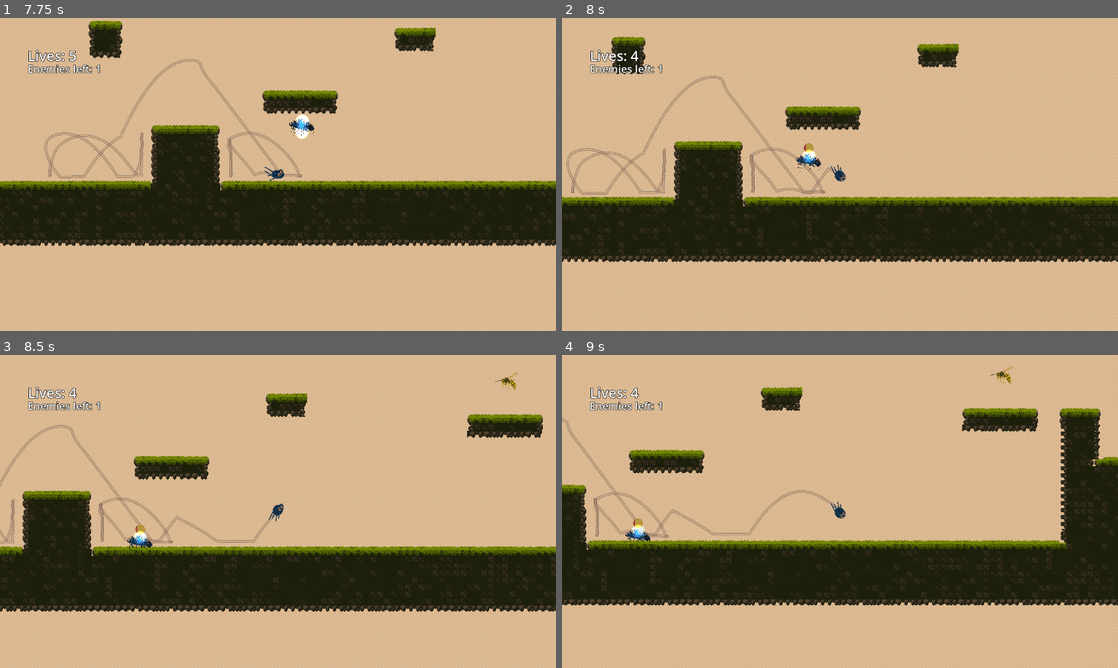
Above: before the commit, frames 1-4 (two rows, left to right).
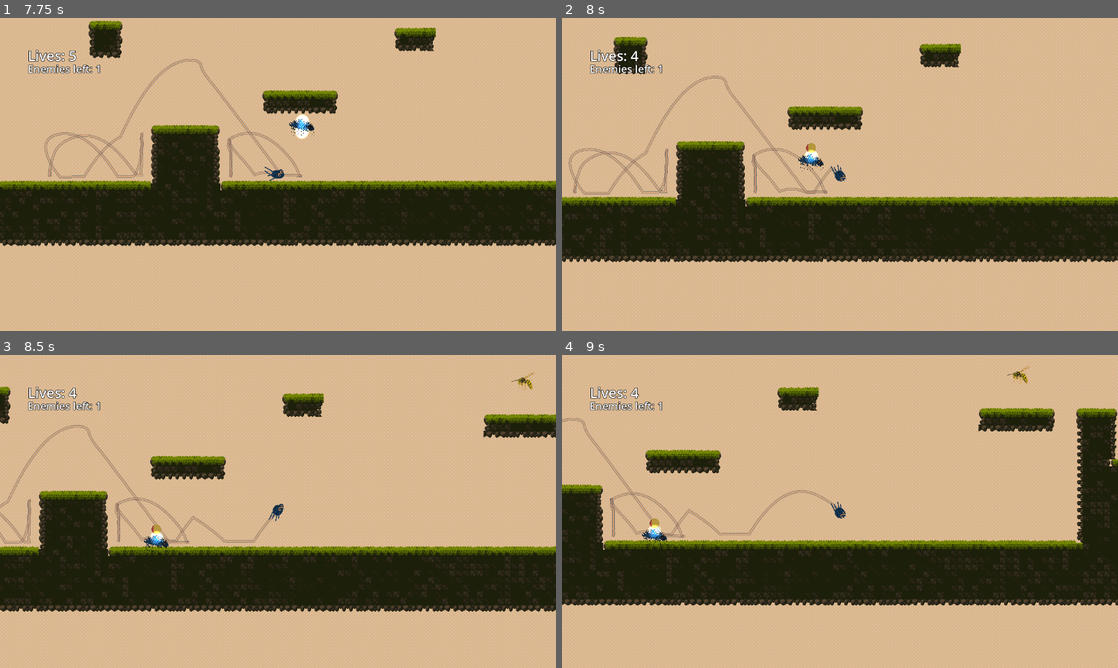
Above: after the commit, the same moments.

Repository: changedcharacter/KiwiJam2026-ThemeTBA
Game: Godot game, scene res://scripts/test_stage.tscn
The game is run twice, just before and just after one commit, with the same random seed, the same clock (stepped at 60 frames per second) and the same inputs.
Inputs (mouse positions are in pixels of both pictures, inside the frame that each line leads up to):
- Up to frame 1 (7.75 s): tap Enter at 0.5 s; move the mouse to (400, 158) at 0.52 s; hold Space (jump) 0.53-1.28 s; hold Right (move_right) 0.53-2.03 s; click (400, 158) at 0.6 s; move the mouse to (166, 190) at 1.27 s; tap Space (jump) at 1.35, 1.52, 1.82, 2.3, 3.02, 3.32, 4.35, 4.52, 4.82, 5.3, 6.02, 6.32, 7.35, 7.52 s; click (166, 190) at 1.55 s; move the mouse to (333, 105) at 2.02 s; hold Left (move_left) 2.03-2.78 s; hold W (climb) 2.03-2.78 s; move the mouse to (250, 237) at 2.77 s; hold Right (move_right) 2.78-4.28 s; click (250, 237) at 2.85 s; move the mouse to (444, 221) at 3.52 s; hold Space (jump) 3.53-4.28 s; click (444, 221) at 3.6 s; tap Escape (pause) at 4.15 s; move the mouse to (111, 127) at 4.27 s; hold Left (move_left) 4.28-5.03 s; click (111, 127) at 4.55 s; move the mouse to (305, 174) at 5.02 s; hold Right (move_right) 5.03-5.78 s; hold W (climb) 5.03-5.78 s; move the mouse to (194, 96) at 5.77 s; hold Left (move_left) 5.78-7.28 s; click (194, 96) at 5.85 s; move the mouse to (400, 158) at 6.52 s; hold Space (jump) 6.53-7.28 s; click (400, 158) at 6.6 s; move the mouse to (166, 190) at 7.27 s; hold Right (move_right) from 7.28 s (still down); click (166, 190) at 7.55 s
- Up to frame 2 (8 s): keep holding Right (move_right); tap Space (jump) at 7.82 s
- Up to frame 3 (8.5 s): keep holding Right (move_right); move the mouse to (333, 442) at 8.02 s; hold W (climb) from 8.03 s (still down); tap Space (jump) at 8.3 s
- Up to frame 4 (9 s): keep holding Right (move_right); move the mouse to (812, 574) at 8.77 s; release W (climb) at 8.78 s; click (812, 574) at 8.85 s

Frame 1 is identical in both runs. In frame 2, 16% of the frame differs, in the area x 0-100%, y 0-100%; in frame 3, 18%; in frame 4, 24%.

Commit message:
feat: added win con and lose con

Diff:
--- a/scripts/hud.gd
+++ b/scripts/hud.gd
@@ -3,6 +3,7 @@
 @onready var player = get_tree().get_first_node_in_group("player")
 @onready var lives_label = $LivesLabel
 @onready var enemy_label = $EnemyLabel
+@onready var win_timer = $WinTimer
 var enemies = 0
 
 func _ready() -> void:
@@ -11,6 +12,8 @@
 
 func _process(_delta: float) -> void:
 	enemy_label.text = "Enemies left: " + str(enemies)
+	if enemies <= 0 and win_timer.is_stopped():
+		win_timer.start()
 
 func _input(event):
 	if event.is_action_pressed("pause"):
@@ -30,7 +33,18 @@
 	tween.tween_property(pausePanel, "position", Vector2(490.0, 210.0), 0.5)\
 		.set_trans(Tween.TRANS_QUINT).set_ease(Tween.EASE_OUT)
 	tween.play()
-	$PausePanel/TweenTimer.start()
+	$PausePanel/PauseTweenTimer.start()
+
+func move_over_panel(text):
+	var panel = $GameOverPanel
+	$GameOverPanel/Label.text = text
+	panel.position = Vector2(490.0, -400)
+	panel.visible = true
+	var tween = panel.create_tween()
+	tween.tween_property(panel, "position", Vector2(490.0, 210.0), 0.5)\
+		.set_trans(Tween.TRANS_QUINT).set_ease(Tween.EASE_OUT)
+	tween.play()
+	$GameOverPanel/OverTweenTimer.start()
 
 func _on_resume_button_pressed() -> void:
 	var pausePanel = $PausePanel
@@ -38,8 +52,19 @@
 	pausePanel.visible = false
 	get_tree().paused = false
 
-func _on_tween_timer_timeout() -> void:
+func _on_restart_button_pressed() -> void:
+	get_tree().paused = false
+	get_tree().reload_current_scene()
+
+func _on_pause_tween_timer_timeout() -> void:
 	$PausePanel/ResumeButton.grab_focus()
 
 func _on_exit_button_pressed() -> void:
 	get_tree().quit()
+
+func _on_over_tween_timer_timeout() -> void:
+	$GameOverPanel/RestartButton.grab_focus()
+
+func _on_win_timer_timeout() -> void:
+	get_tree().paused = true
+	move_over_panel("You Win!")
--- a/scripts/hud.tscn
+++ b/scripts/hud.tscn
@@ -90,10 +90,87 @@
 theme_override_font_sizes/font_size = 24
 text = "Exit Game"
 
-[node name="TweenTimer" type="Timer" parent="PausePanel" unique_id=487596587]
+[node name="PauseTweenTimer" type="Timer" parent="PausePanel" unique_id=487596587]
 wait_time = 0.5
+one_shot = true
+
+[node name="GameOverPanel" type="Panel" parent="." unique_id=1616847612]
+process_mode = 2
+visible = false
+anchors_preset = 8
+anchor_left = 0.5
+anchor_top = 0.5
+anchor_right = 0.5
+anchor_bottom = 0.5
+offset_left = -150.0
+offset_top = -150.0
+offset_right = 150.0
+offset_bottom = 150.0
+grow_horizontal = 2
+grow_vertical = 2
+size_flags_horizontal = 4
+size_flags_vertical = 4
+
+[node name="Label" type="Label" parent="GameOverPanel" unique_id=1656683412]
+layout_mode = 1
+anchors_preset = 5
+anchor_left = 0.5
+anchor_right = 0.5
+offset_left = -100.0
+offset_top = 20.0
+offset_right = 100.0
+offset_bottom = 100.0
+grow_horizontal = 2
+theme_override_font_sizes/font_size = 48
+text = "Game Over"
+horizontal_alignment = 1
+vertical_alignment = 1
+
+[node name="RestartButton" type="Button" parent="GameOverPanel" unique_id=372840042]
+layout_mode = 1
+anchors_preset = 8
+anchor_left = 0.5
+anchor_top = 0.5
+anchor_right = 0.5
+anchor_bottom = 0.5
+offset_left = -80.0
+offset_top = -30.0
+offset_right = 80.0
+offset_bottom = 18.0
+grow_horizontal = 2
+grow_vertical = 2
+theme_override_font_sizes/font_size = 24
+text = "Restart
+
+"
+
+[node name="ExitButton" type="Button" parent="GameOverPanel" unique_id=2068635610]
+layout_mode = 1
+anchors_preset = 8
+anchor_left = 0.5
+anchor_top = 0.5
+anchor_right = 0.5
+anchor_bottom = 0.5
+offset_left = -80.0
+offset_top = 50.0
+offset_right = 80.0
+offset_bottom = 98.0
+grow_horizontal = 2
+grow_vertical = 2
+theme_override_font_sizes/font_size = 24
+text = "Exit Game"
+
+[node name="OverTweenTimer" type="Timer" parent="GameOverPanel" unique_id=1791321171]
+wait_time = 0.5
+one_shot = true
+
+[node name="WinTimer" type="Timer" parent="." unique_id=1432692937]
 one_shot = true
 
 [connection signal="pressed" from="PausePanel/ResumeButton" to="." method="_on_resume_button_pressed"]
 [connection signal="pressed" from="PausePanel/ExitButton" to="." method="_on_exit_button_pressed"]
-[connection signal="timeout" from="PausePanel/TweenTimer" to="." method="_on_tween_timer_timeout"]
+[connection signal="timeout" from="PausePanel/PauseTweenTimer" to="." method="_on_pause_tween_timer_timeout"]
+[connection signal="pressed" from="GameOverPanel/RestartButton" to="." method="_on_restart_button_pressed"]
+[connection signal="pressed" from="GameOverPanel/ExitButton" to="." method="_on_exit_button_pressed"]
+[connection signal="timeout" from="GameOverPanel/OverTweenTimer" to="." method="_on_over_tween_timer_timeout"]
+[connection signal="timeout" from="WinTimer" to="." method="_on_win_timer_timeout"]
--- a/scripts/player.gd
+++ b/scripts/player.gd
@@ -7,6 +7,7 @@
 @onready var hitbox := $Hitbox
 @onready var hittimer := $HitTimer
 @onready var trail := $Trail
+@onready var hud = get_tree().get_first_node_in_group("hud")
 
 const speed: float = 30.0
 const max_speed: float = 300.0
@@ -17,7 +18,7 @@
 const grapple_reel_in_rate: float = 1.0
 const grapple_damping: float = 0.02
 const anim_swing_threshold: float = 150.0
-const kb_power: float = 1000.0
+const kb_power: float = 800.0
 const max_trail_points: int = 500
 const converge_line = preload("res://scripts/converge.tscn")
 
@@ -124,6 +125,7 @@
 					sprite_air.hide()
 					sprite.animation = "dangle"
 					sprite.flip_h = false
+					sprite.play()
 				else:
 					sprite_air.frame = 5
 			else:
@@ -174,4 +176,5 @@
 		kb_force = -kb_power * direction
 
 func game_over():
-	pass
+	get_tree().paused = true
+	hud.move_over_panel("Game Over")
--- a/scripts/player.tscn
+++ b/scripts/player.tscn
@@ -68,18 +68,6 @@
 atlas = ExtResource("3_fhbv5")
 region = Rect2(448, 0, 64, 64)
 
-[sub_resource type="AtlasTexture" id="AtlasTexture_g721l"]
-atlas = ExtResource("3_pqap4")
-region = Rect2(0, 0, 64, 64)
-
-[sub_resource type="AtlasTexture" id="AtlasTexture_hdt5j"]
-atlas = ExtResource("3_pqap4")
-region = Rect2(64, 0, 64, 64)
-
-[sub_resource type="AtlasTexture" id="AtlasTexture_i00hk"]
-atlas = ExtResource("3_pqap4")
-region = Rect2(128, 0, 64, 64)
-
 [sub_resource type="AtlasTexture" id="AtlasTexture_ahudb"]
 atlas = ExtResource("5_2c7ny")
 region = Rect2(0, 0, 64, 64)
@@ -158,20 +146,6 @@
 "loop": true,
 "name": &"move",
 "speed": 16.0
-}, {
-"frames": [{
-"duration": 1.0,
-"texture": SubResource("AtlasTexture_g721l")
-}, {
-"duration": 1.0,
-"texture": SubResource("AtlasTexture_hdt5j")
-}, {
-"duration": 1.0,
-"texture": SubResource("AtlasTexture_i00hk")
-}],
-"loop": false,
-"name": &"prejump",
-"speed": 8.0
 }, {
 "frames": [{
 "duration": 1.0,
@@ -220,7 +194,7 @@
 
 [node name="AnimatedSprite2D" type="AnimatedSprite2D" parent="." unique_id=1141997585]
 sprite_frames = SubResource("SpriteFrames_ahudb")
-animation = &"idle"
+animation = &"shoot"
 autoplay = "idle"
 
 [node name="Sprite2D" type="Sprite2D" parent="." unique_id=1672097144]
